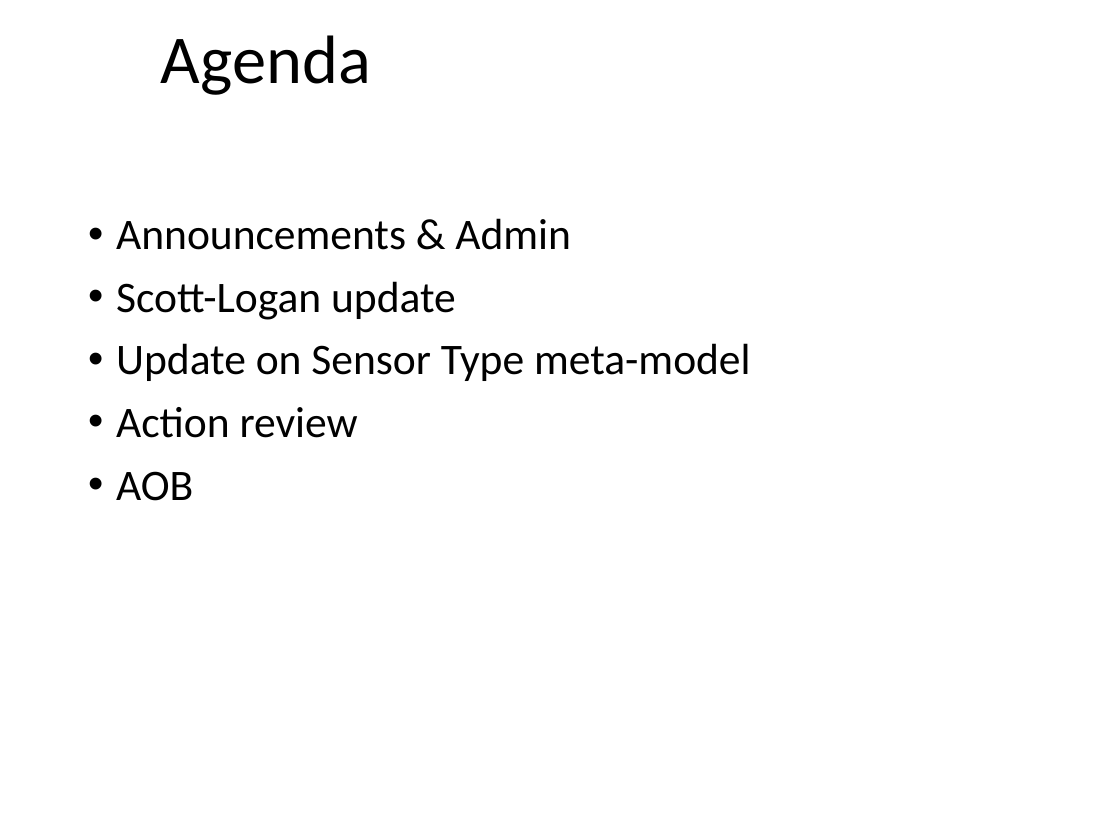
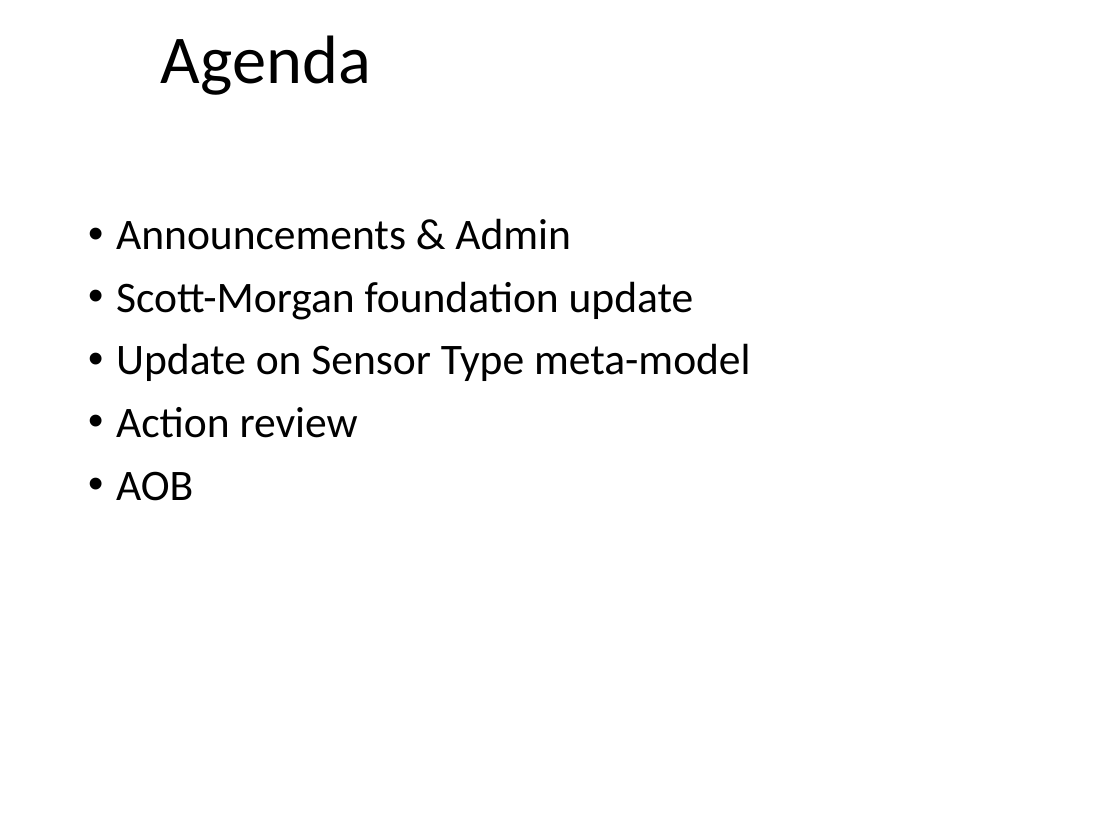
Before and after one commit to one-data-model/onedm-admin, a slide deck: slide 2 of Agenda Materials/onedm-agenda-2022-05-23.pptx. Drawn at 1120x840 pixels with LibreOffice and Linux fonts; fonts in the diff are those of the drawing; background and template pictures are left out. Boxes give left, top, right and bottom in pixels: in the first picture for what was removed or moved away, otherwise in the second. Text is boxed around its words. In the diff, an @@ line names an element or a change of style, - is before the commit and + after.

Commit message:
Update the agenda deck

```diff
--- a/Agenda Materials/onedm-agenda-2022-05-23.pptx
+++ b/Agenda Materials/onedm-agenda-2022-05-23.pptx
@@ text at (116,281,694,320): text changed @@
-• Scott-Logan update
+• Scott-Morgan foundation update
```
Also in this commit, not shown: 1 other slide changed, 1 other file.
